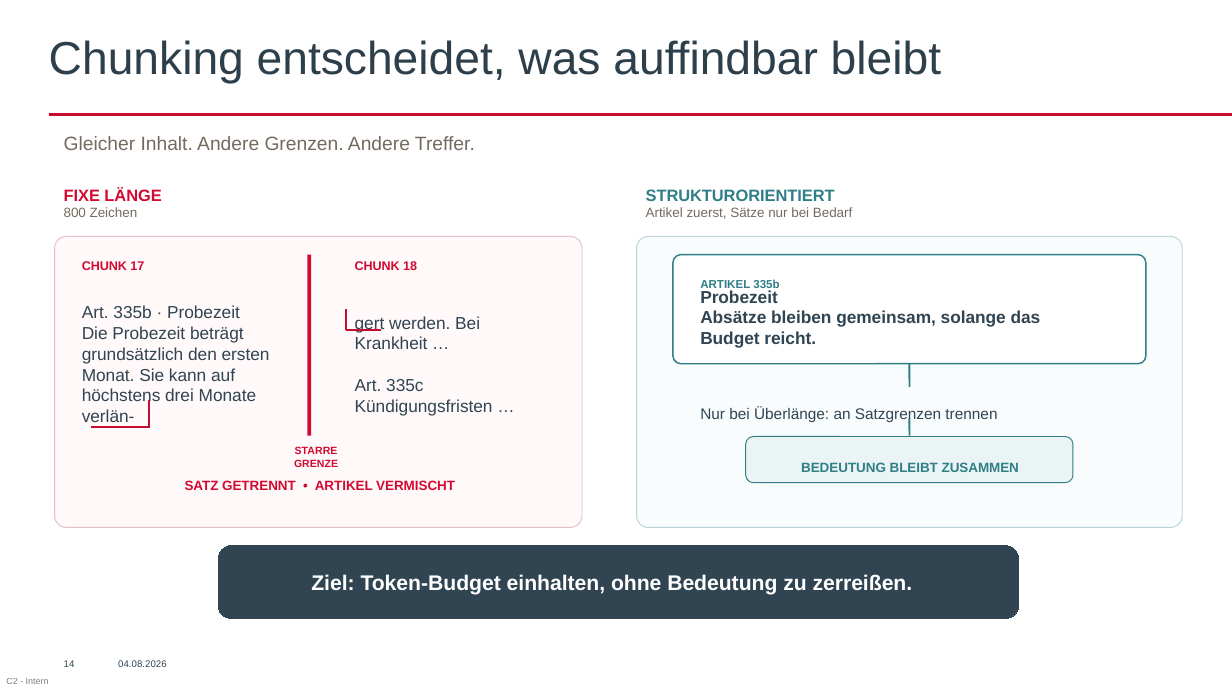
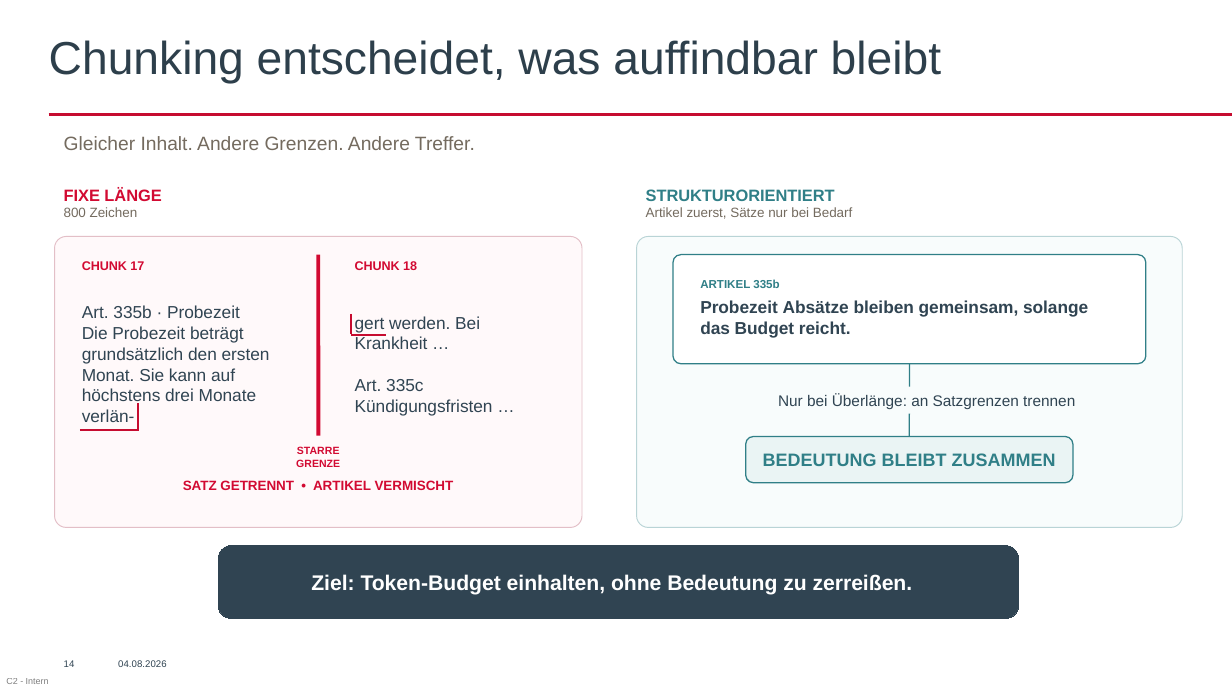
Before and after one commit to AkrosAG/RAG-Workshop, a slide deck: slide 16 of RAG_Workshop.pptx. Drawn at 1232x693 pixels with LibreOffice and Linux fonts; fonts in the diff are those of the drawing; background and template pictures are left out. Boxes give left, top, right and bottom in pixels: in the first picture for what was removed or moved away, otherwise in the second. Text is boxed around its words. In the diff, an @@ line names an element or a change of style, - is before the commit and + after.

```diff
--- a/RAG_Workshop.pptx
+++ b/RAG_Workshop.pptx
@@ line moved from (310, 255) - (310, 435) to (318, 255) - (318, 435) @@
@@ rounded rectangle at [673, 255, 1146, 364]: outline #307F87 1.13 pt to #307F87 1 pt @@
@@ line moved from (346, 310) - (346, 330) to (351, 314) - (351, 335) @@
@@ text at [700, 300, 1088, 338]: text changed @@
-Probezeit
-Absätze bleiben gemeinsam, solange das Budget reicht.
+Probezeit Absätze bleiben gemeinsam, solange das Budget reicht.
@@ line moved from (346, 331) - (381, 331) to (351, 335) - (386, 335) @@
@@ text "Nur bei Überlänge: an Satzgrenzen ...": place and size @@
-text "Nur bei Überlänge: an Satzgrenzen ..." at [700, 407, 997, 423]
+text "Nur bei Überlänge: an Satzgrenzen ..." at [778, 393, 1075, 409]
@@ text "Nur bei Überlänge: an Satzgrenzen ..." at [778, 393, 1075, 409]: alignment left to centre @@
@@ line added from (909, 436) to (909, 364), #307F87 1 pt @@
@@ line moved from (149, 400) - (149, 428) to (139, 403) - (139, 432) @@
@@ line moved from (91, 427) - (149, 427) to (80, 430) - (139, 430) @@
@@ rounded rectangle "BEDEUTUNG BLEIBT ZUSAMMEN" at [746, 436, 1073, 482]: outline #307F87 0.75 pt to #307F87 1 pt @@
@@ text in rounded rectangle at [763, 453, 1056, 466]: text added @@
+BEDEUTUNG BLEIBT ZUSAMMEN
@@ text removed at [801, 462, 1019, 472] @@
-BEDEUTUNG BLEIBT ZUSAMMEN
```
Also in this commit, not shown: 9 other slides changed.
